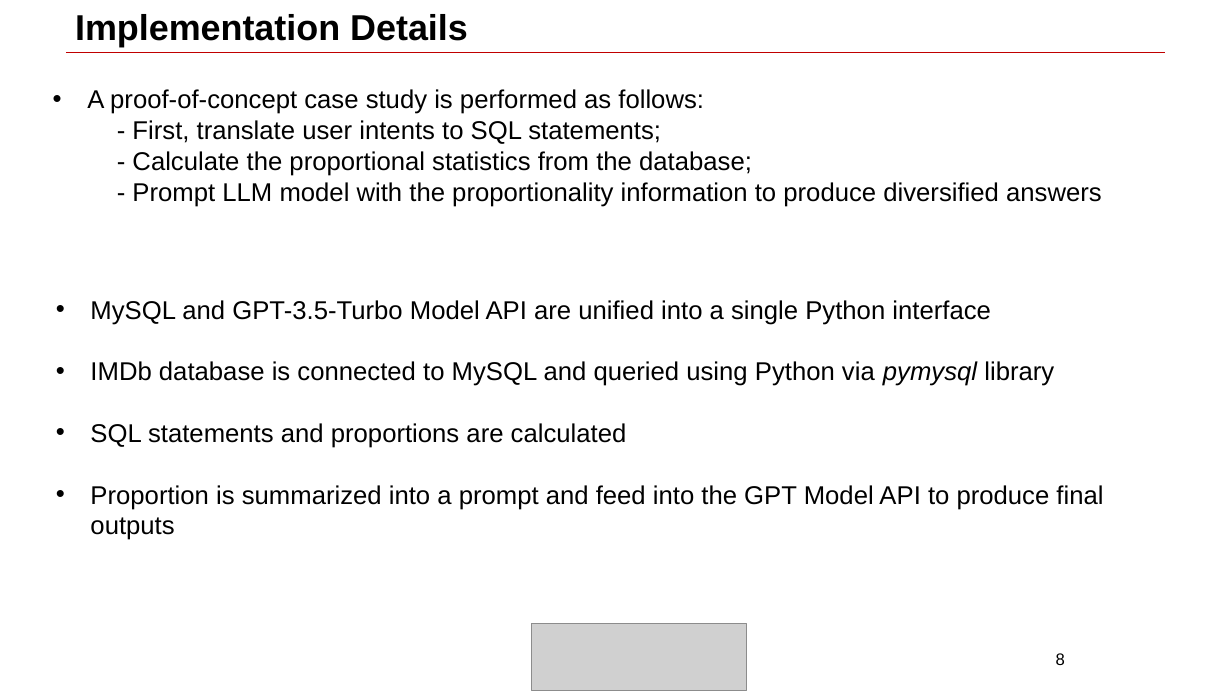
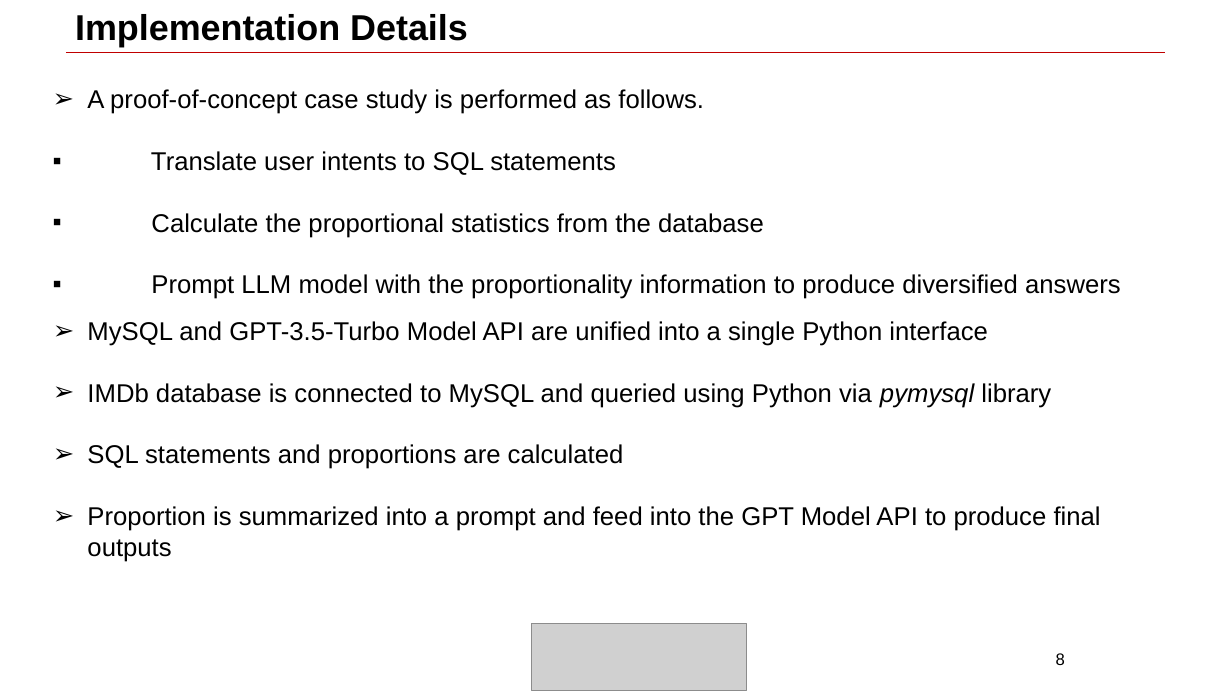
Before and after one commit to haixun/llmdb, a slide deck: slide 8 of Thinh.pptx. Drawn at 1232x693 pixels with LibreOffice and Linux fonts; fonts in the diff are those of the drawing; grey boxes stand for pictures; background and template pictures are left out. Boxes give left, top, right and bottom in pixels: in the first picture for what was removed or moved away, otherwise in the second. Text is boxed around its words. In the diff, an @@ line names an element or a change of style, - is before the commit and + after.

```diff
--- a/Thinh.pptx
+++ b/Thinh.pptx
@@ text at [87, 89, 1121, 299]: text changed @@
-• A proof-of-concept case study is performed as follows:
-- First, translate user intents to SQL statements;
-- Calculate the proportional statistics from the database;
-- Prompt LLM model with the proportionality information to produce diversified answers
+➢ A proof-of-concept case study is performed as follows.
+▪ Translate user intents to SQL statements
+▪ Calculate the proportional statistics from the database
+▪ Prompt LLM model with the proportionality information to produce diversified answers
@@ text "MySQL and GPT-3.5-Turbo Model API ...": place and size @@
-text "MySQL and GPT-3.5-Turbo Model API ..." at [90, 300, 1103, 540]
+text "MySQL and GPT-3.5-Turbo Model API ..." at [87, 321, 1101, 562]
@@ text "MySQL and GPT-3.5-Turbo Model API ..." at [87, 321, 1101, 562]: bullet • to ➢ @@
```
Also in this commit, not shown: 2 other slides changed.
